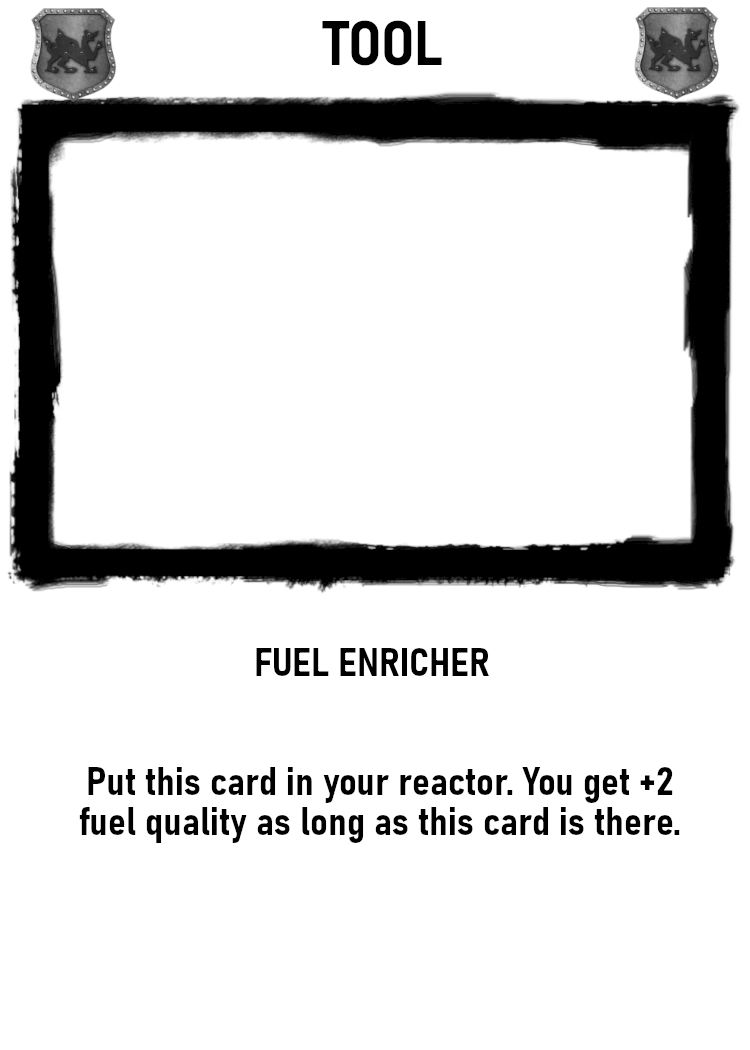
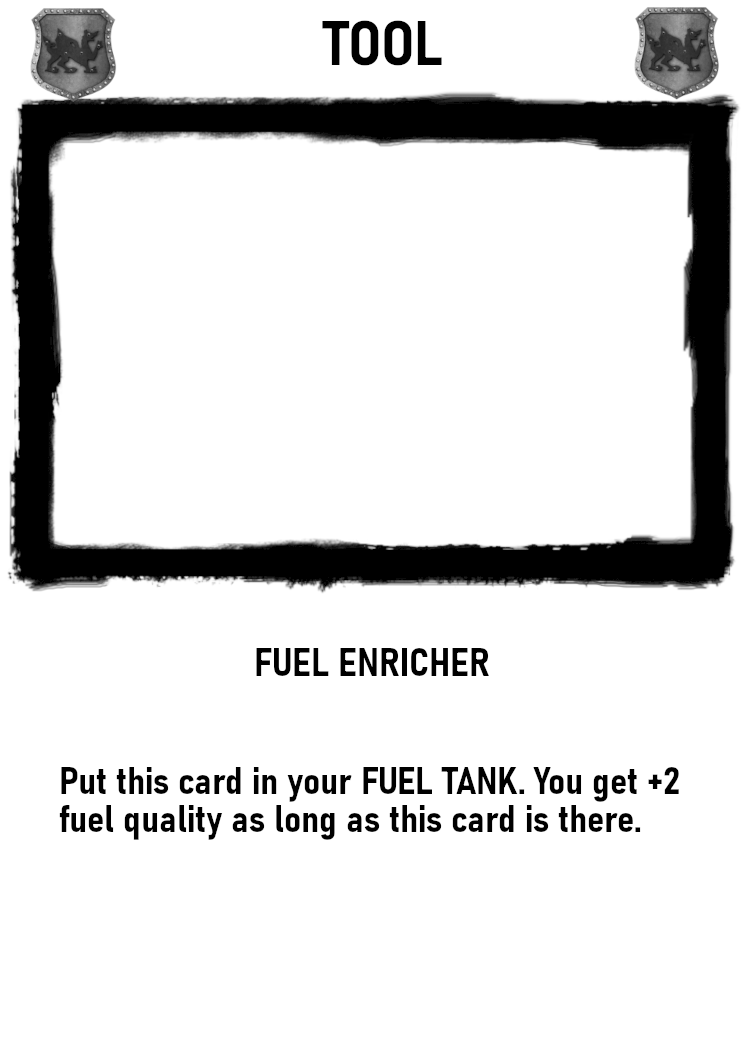
The second 750 × 1050 image is a revision of the first. Changes to its layers:
painted on "Background" over bbox(59, 767, 680, 844)
